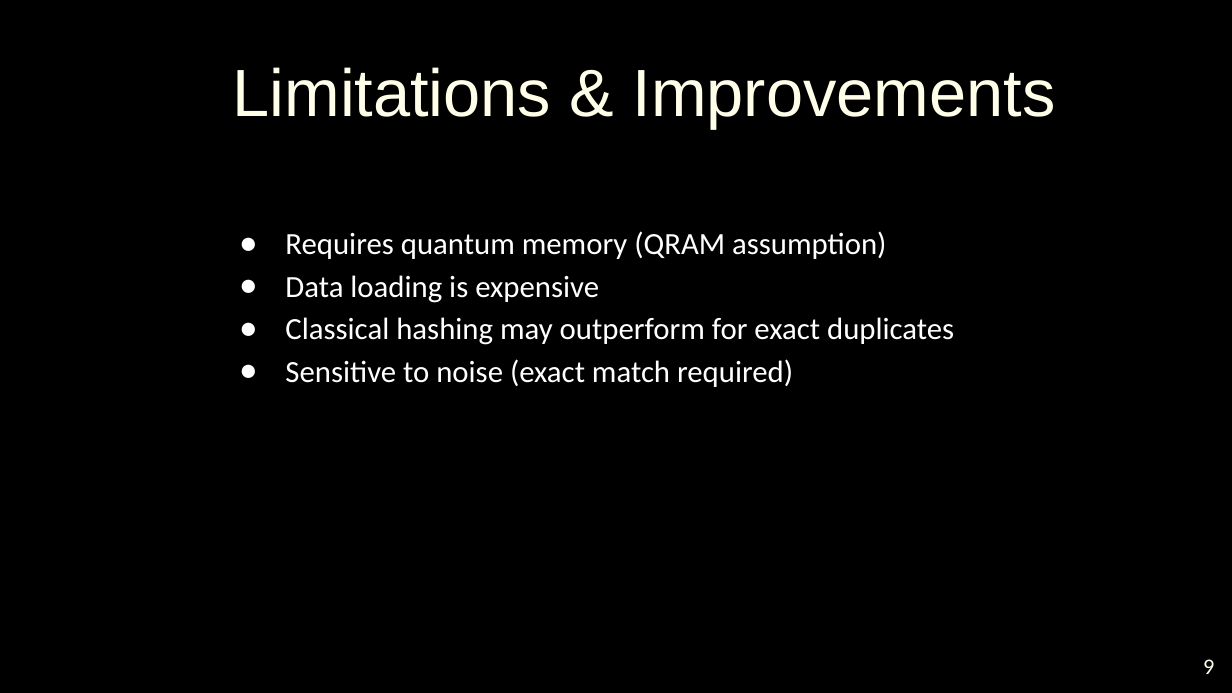
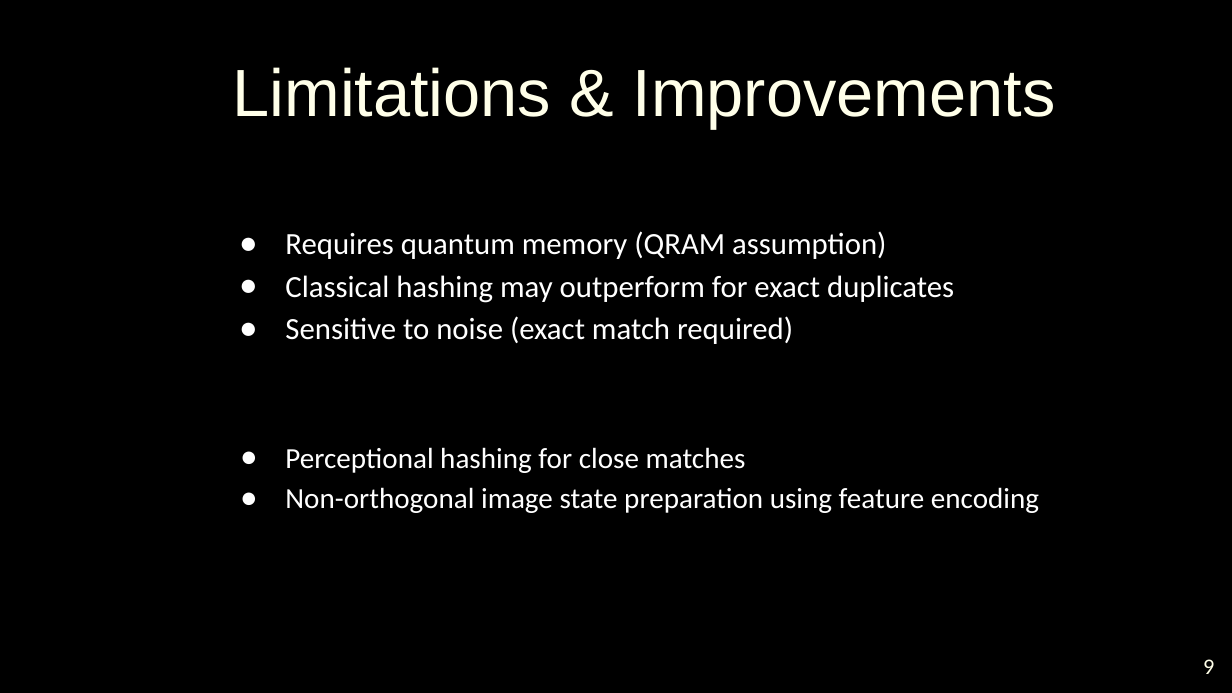
Before and after one commit to jeffbrin/IQuCodeFest-QuantumConcordia, a slide deck: slide 9 of iQuCodeFest - Quantum Concordia.pptx. Drawn at 1232x693 pixels with LibreOffice and Linux fonts; fonts in the diff are those of the drawing; background and template pictures are left out. Boxes give left, top, right and bottom in pixels: in the first picture for what was removed or moved away, otherwise in the second. Text is boxed around its words. In the diff, an @@ line names an element or a change of style, - is before the commit and + after.

Commit message:
Final Presentation

```diff
--- a/iQuCodeFest - Quantum Concordia.pptx
+++ b/iQuCodeFest - Quantum Concordia.pptx
@@ subtitle at (285,275,599,303): paragraph removed @@
-● Data loading is expensive
@@ subtitle at (285,447,1039,513): paragraphs added @@
+● Perceptional hashing for close matches
+● Non-orthogonal image state preparation using feature encoding
```
